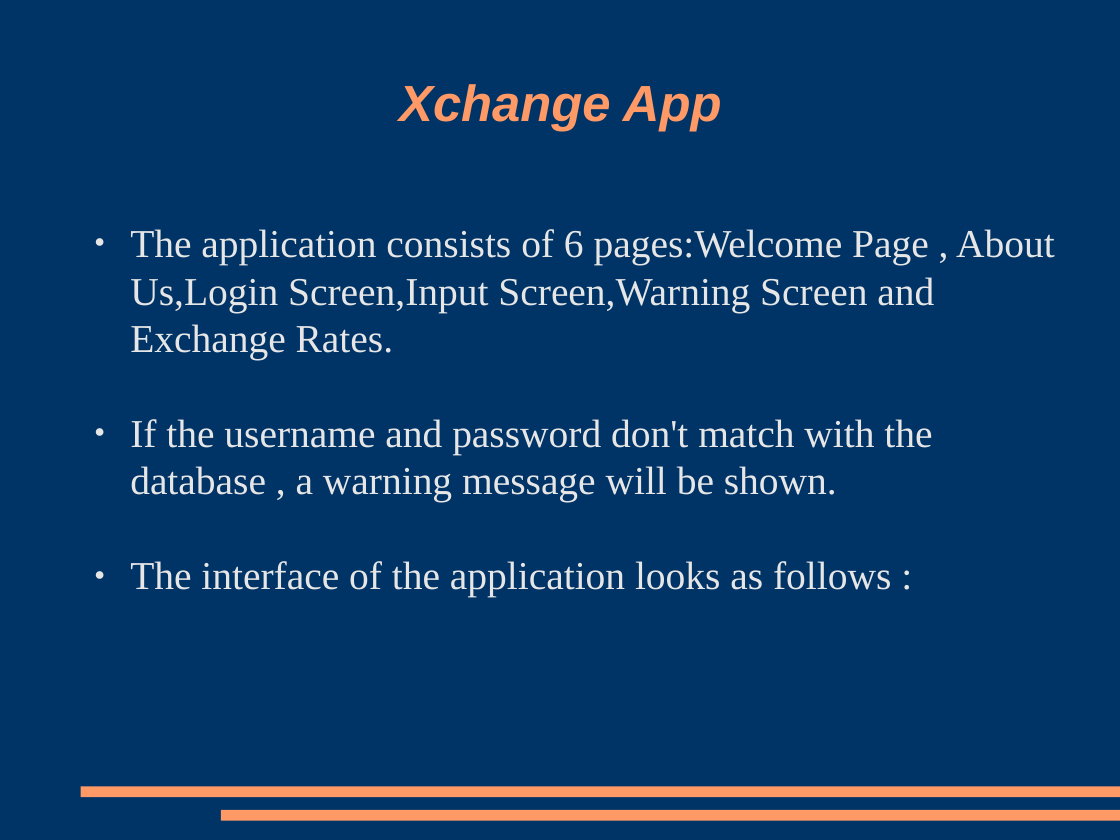
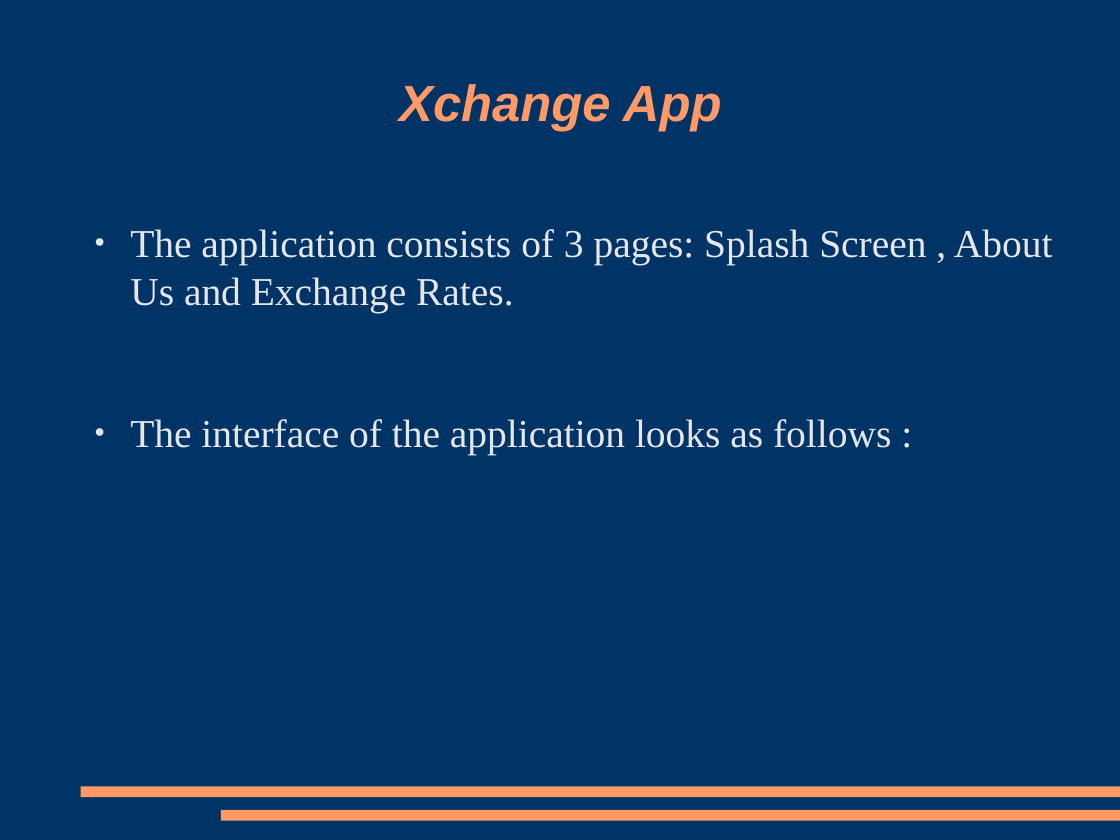
Before and after one commit to ArdaOzkardesler/Xchange-Presentation, a slide deck: slide 6 of XChange Presentation.odp. Drawn at 1120x840 pixels with LibreOffice and Linux fonts; fonts in the diff are those of the drawing. Boxes give left, top, right and bottom in pixels: in the first picture for what was removed or moved away, otherwise in the second. Text is boxed around its words. In the diff, an @@ line names an element or a change of style, - is before the commit and + after.

```diff
--- a/XChange Presentation.odp
+++ b/XChange Presentation.odp
@@ text at [130, 229, 1053, 313]: text changed @@
-● The application consists of 6 pages:Welcome Page , About Us,Login Screen,Input Screen,Warning Screen and Exchange Rates.
-● If the username and password don't match with the database , a warning message will be shown.
+● The application consists of 3 pages: Splash Screen , About Us and Exchange Rates.
```
Also in this commit, not shown: 2 other slides changed, 1 other file.
